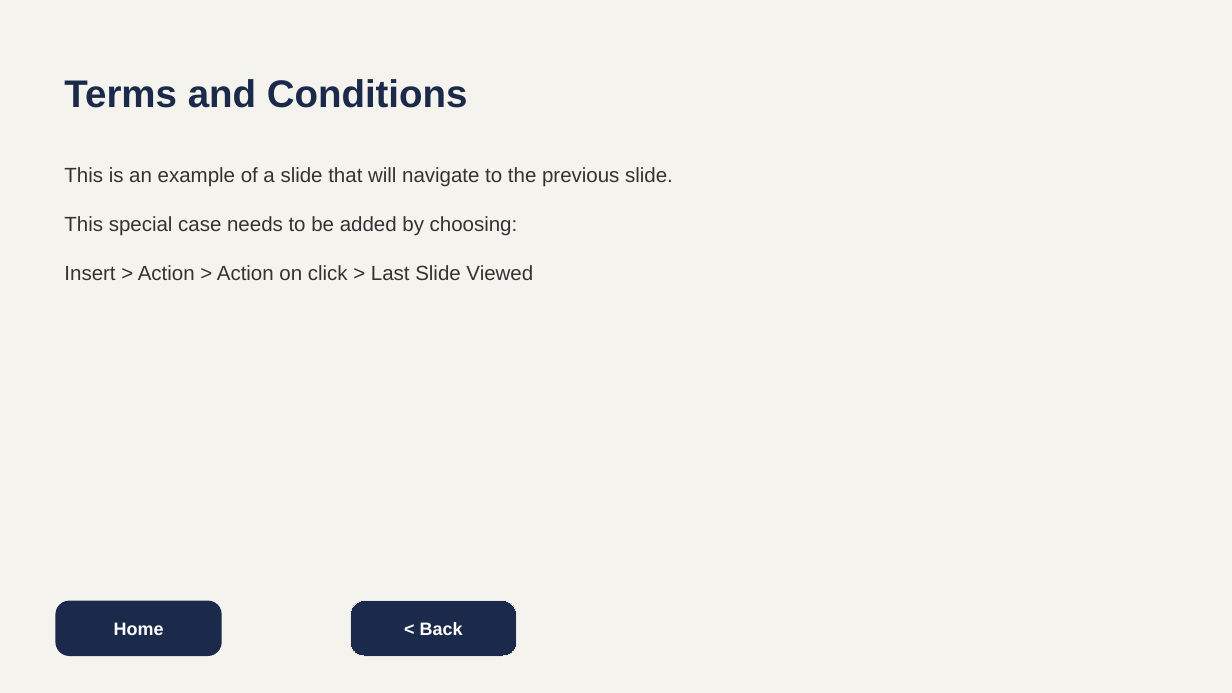
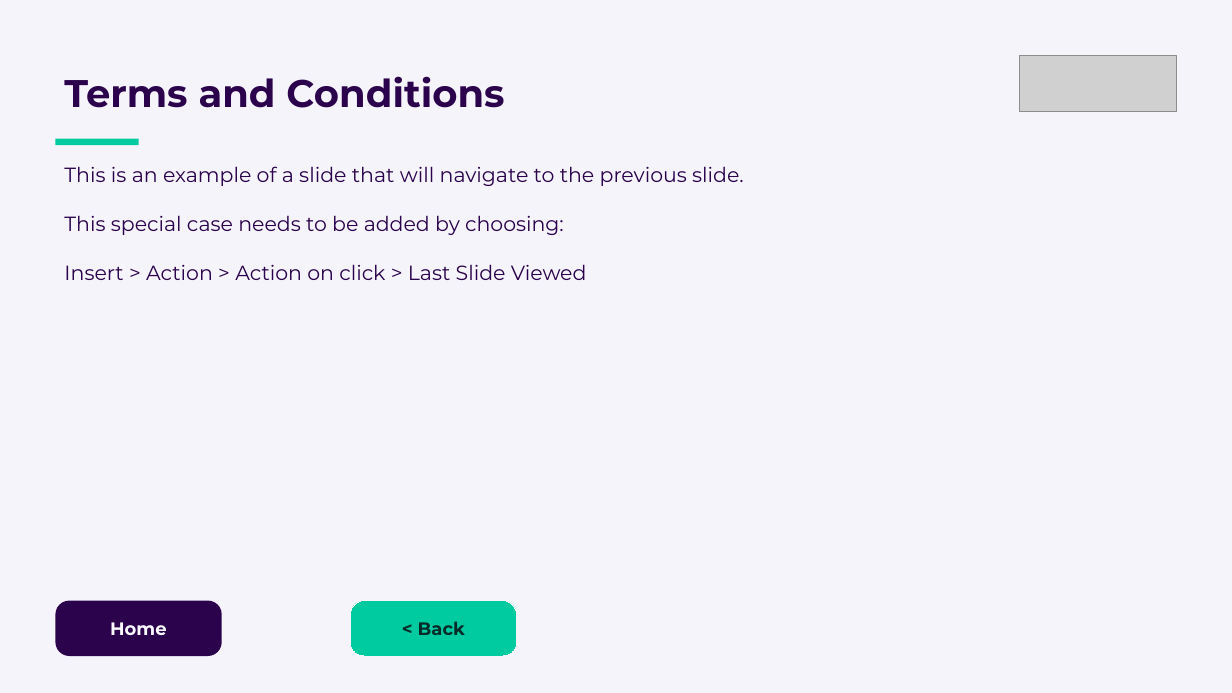
Before and after one commit to grahamlehr/stuPad, a slide deck: slide 7 of public/template.pptx. Drawn at 1232x693 pixels with LibreOffice and Linux fonts; fonts in the diff are those of the drawing; grey boxes stand for pictures. Boxes give left, top, right and bottom in pixels: in the first picture for what was removed or moved away, otherwise in the second. Text is boxed around its words. In the diff, an @@ line names an element or a change of style, - is before the commit and + after.

```diff
--- a/public/template.pptx
+++ b/public/template.pptx
@@ background #F5F3EE to #F6F4FB @@
@@ text "Terms and Conditions" at <box>64,76,504,108</box>: font Arial to Montserrat, text colour #1B2A4A to #2A034C @@
@@ picture added at <box>1019,55,1177,112</box> @@
@@ rectangle added at <box>55,139,139,145</box>, fill #00CA9F @@
@@ text "This is an example of ..." at <box>64,166,744,280</box>: font Arial to Montserrat, text colour #333333 to #2A034C @@
@@ rounded rectangle "Home" at <box>55,601,222,656</box>: font Arial to Montserrat, text colour #FFFFFF to #FBFAFF; fill #1B2A4A to #2A034C @@
@@ rounded rectangle "< Back" at <box>350,601,517,656</box>: font Arial to Montserrat, text colour #FFFFFF to #042B29; fill #1B2A4A to #00CA9F; outline #E7E6E6 0.75 pt to #F6F4FB 0.75 pt @@
```
Also in this commit, not shown: 7 other slides changed, 6 other files.
